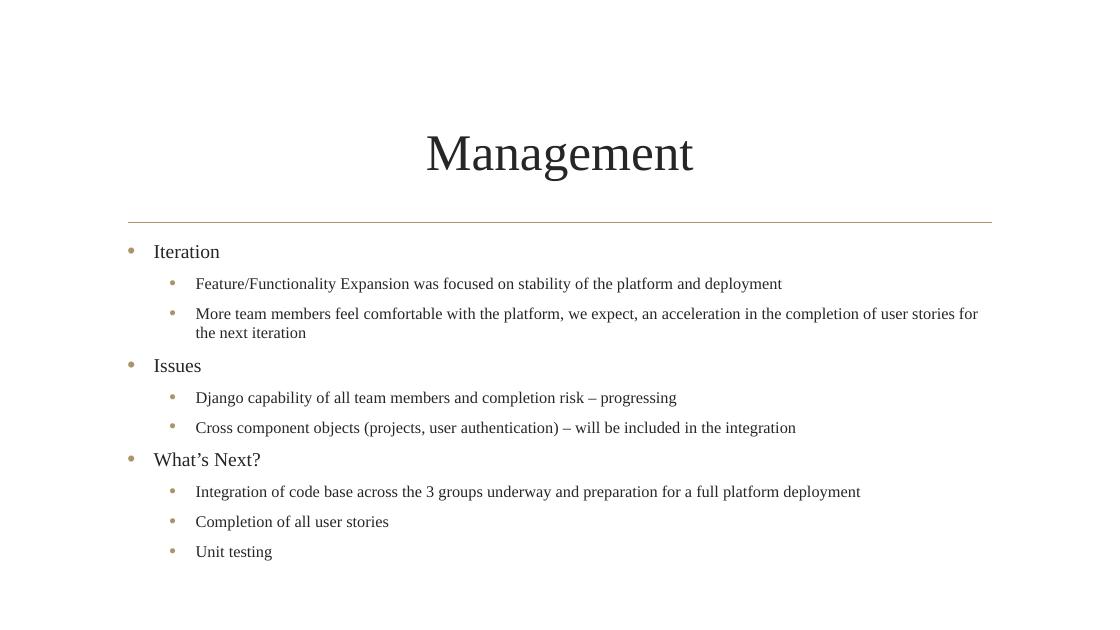
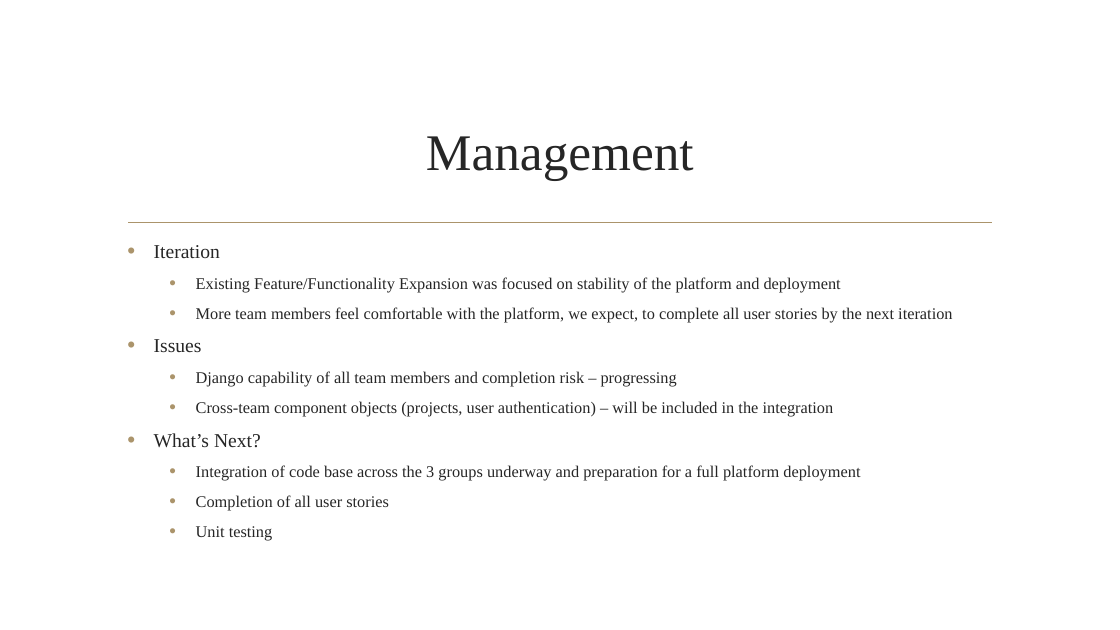
Before and after one commit to iamkelroy/CS673_G1_T3_BUGTRACKER, a slide deck: slide 9 of class_documents/presentations/iteration_2_presentation.pptx. Drawn at 1120x630 pixels with LibreOffice and Linux fonts; fonts in the diff are those of the drawing; background and template pictures are left out. Boxes give left, top, right and bottom in pixels: in the first picture for what was removed or moved away, otherwise in the second. Text is boxed around its words. In the diff, an @@ line names an element or a change of style, - is before the commit and + after.

Commit message:
edited presentation

```diff
--- a/class_documents/presentations/iteration_2_presentation.pptx
+++ b/class_documents/presentations/iteration_2_presentation.pptx
@@ text at (196,277,952,323): text changed @@
-  • Feature/Functionality Expansion was focused on stability of the platform and deployment
-  • More team members feel comfortable with the platform, we expect, an acceleration in the completion of user stories for the next iteration
+  • Existing Feature/Functionality Expansion was focused on stability of the platform and deployment
+  • More team members feel comfortable with the platform, we expect, to complete all user stories by the next iteration
@@ text at (196,401,834,417): text changed @@
-  • Cross component objects (projects, user authentication) – will be included in the integration
+  • Cross-team component objects (projects, user authentication) – will be included in the integration
```
